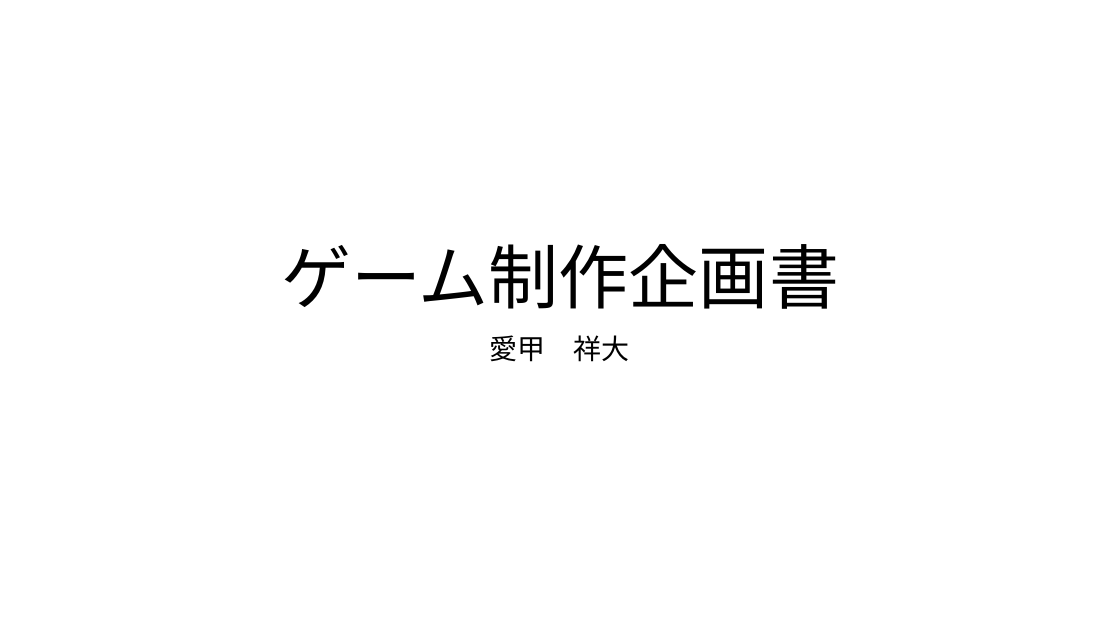
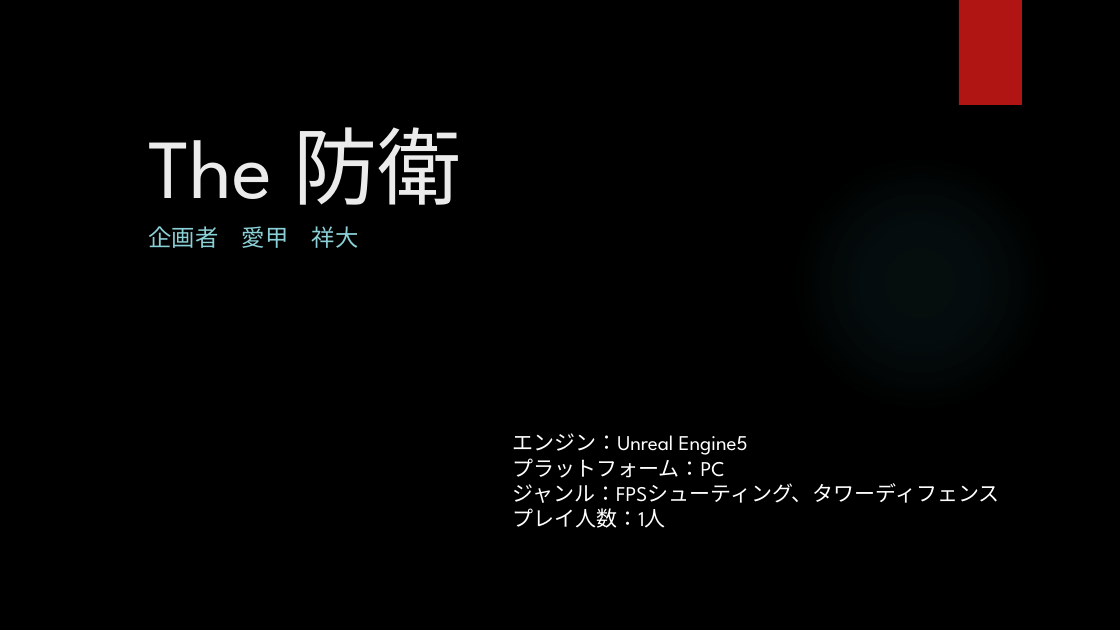
Before and after one commit to Aiko-Dornan/UE_TowerDeffense_Solo, a slide deck: slide 1 of ゲーム制作企画書.pptx. Drawn at 1120x630 pixels with LibreOffice and Linux fonts; fonts in the diff are those of the drawing; background and template pictures are left out. Boxes give left, top, right and bottom in pixels: in the first picture for what was removed or moved away, otherwise in the second. Text is boxed around its words. In the diff, an @@ line names an element or a change of style, - is before the commit and + after.

```diff
--- a/ゲーム制作企画書.pptx
+++ b/ゲーム制作企画書.pptx
@@ background #FFFFFF to picture (left out) @@
@@ rectangle added at (959,0,1022,105), fill #B01513 @@
@@ title at (148,127,461,205): text changed; size 60 to 72 pt; font Noto Sans CJK JP to League Spartan; text colour #000000 to #EBEBEB @@
-ゲーム制作企画書
+The 防衛
@@ ellipse added at (791,154,1049,413), fill gradient #50B9C1 @@
@@ subtitle at (148,226,359,248): text changed; size 24 to 20 pt; font Noto Sans CJK JP to League Spartan; text colour #000000 to #8AD0D6 @@
-愛甲 祥大
+企画者 愛甲 祥大
@@ text added at (512,433,1000,528), 18 pt, text #FFFFFF @@
+エンジン：Unreal Engine5
+プラットフォーム：PC
+ジャンル：FPSシューティング、タワーディフェンス
+プレイ人数：1人
```
Also in this commit, not shown: 3 other slides changed, 1 slide added, 1 slide removed, 13 other files.
